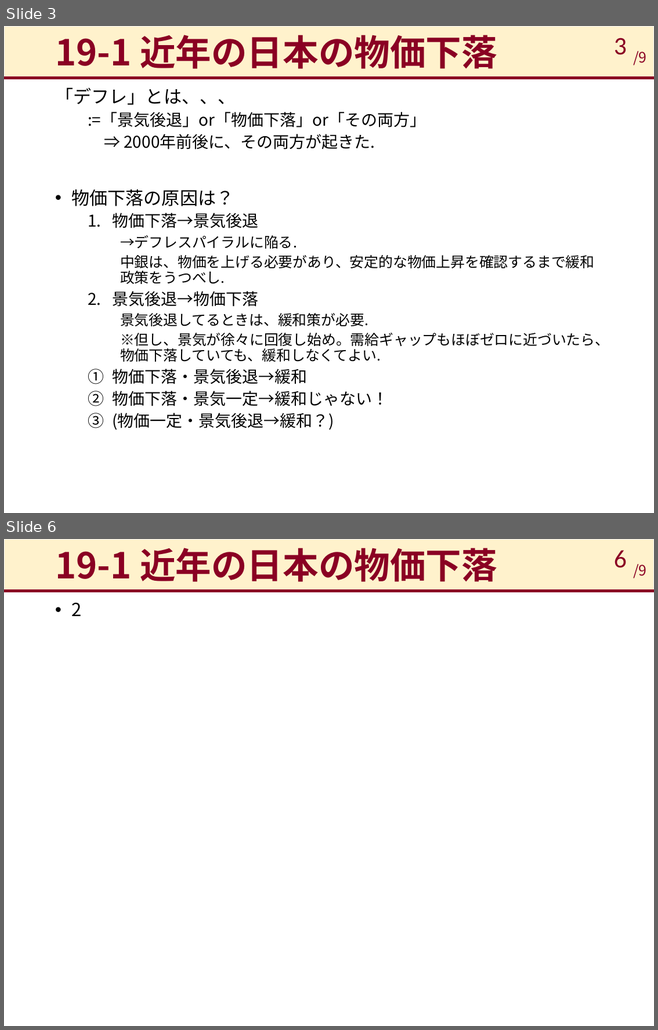
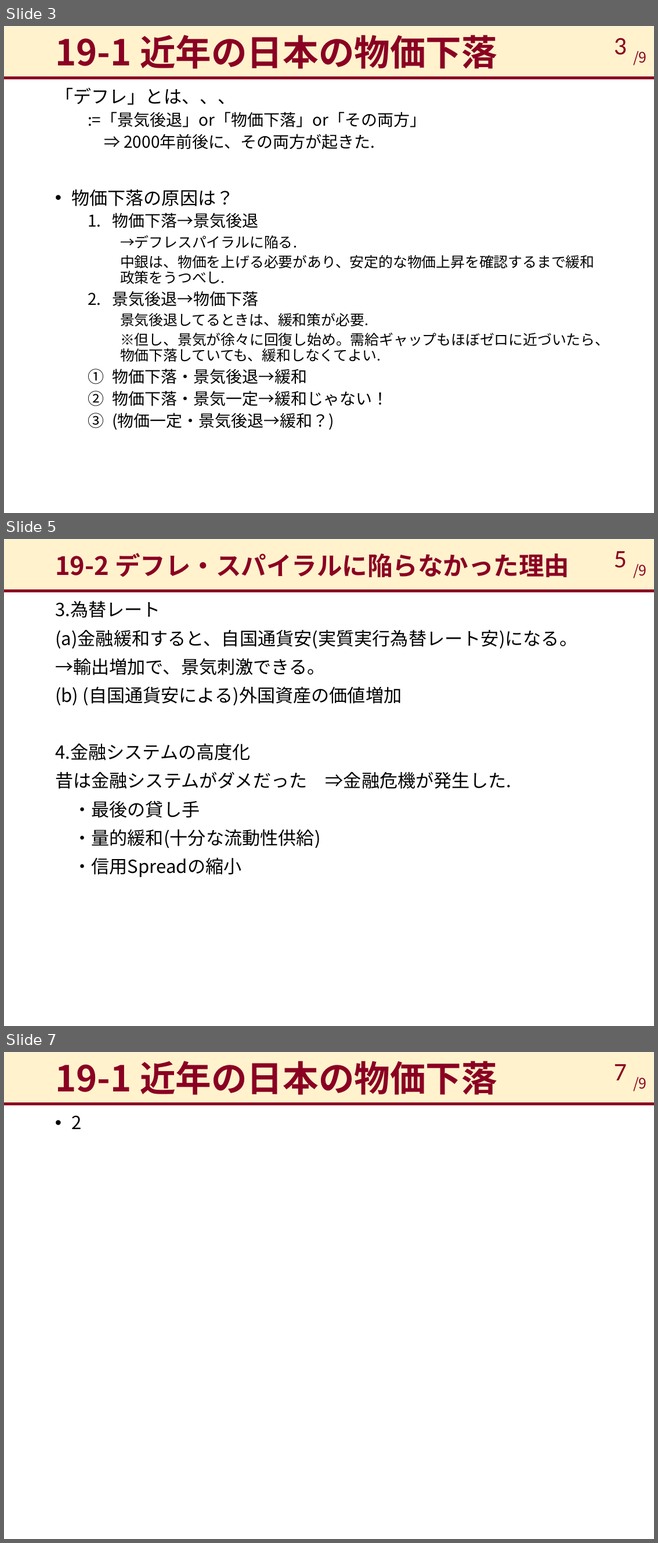
Before and after one commit to takashiikai1991/shirakawa, a slide deck: Sec_18/現代の金融政策_19.pptx. Shown one above the other, each under a label of ours: slides 3 and 6 before the commit, slides 3, 5 and 7 after it; the slides between them are not shown. The pictures are 658x1030 and 658x1543 pixels, drawn with LibreOffice and Linux fonts; fonts in the diff are those of the drawing. Boxes give left, top, right and bottom in pixels: in the first picture for what was removed or moved away, otherwise in the second. Text is boxed around its words. In the diff, an @@ line names an element or a change of style, - is before the commit and + after.

```diff
--- a/Sec_18/現代の金融政策_19.pptx
+++ b/Sec_18/現代の金融政策_19.pptx
@@ slide 5 added at (4,539,654,1026), background #FFFFFF; not listed: 2 template elements that a slide beside it also shows @@
@@ title added at (55,553,569,577), 28 pt, text #8A0023, bold @@
+19-2 デフレ・スパイラルに陥らなかった理由
@@ page number added at (614,551,626,568), 28 pt, text #8A0023 @@
+5
@@ text added at (633,564,647,578), 16 pt, text #8A0023 @@
+/9
@@ text added at (55,601,577,877), 20 pt, text #000000 @@
+3.為替レート
+(a)金融緩和すると、自国通貨安(実質実行為替レート安)になる。
+→輸出増加で、景気刺激できる。
+(b) (自国通貨安による)外国資産の価値増加
+4.金融システムの高度化
+昔は金融システムがダメだった ⇒金融危機が発生した.
+・最後の貸し手
+・量的緩和(十分な流動性供給)
+・信用Spreadの縮小
@@ what was slide 6 is now slide 7 @@
@@ page number at (614,1064,626,1080): text changed @@
-6
+7
```
Also in this commit, not shown: 2 slides changed.
